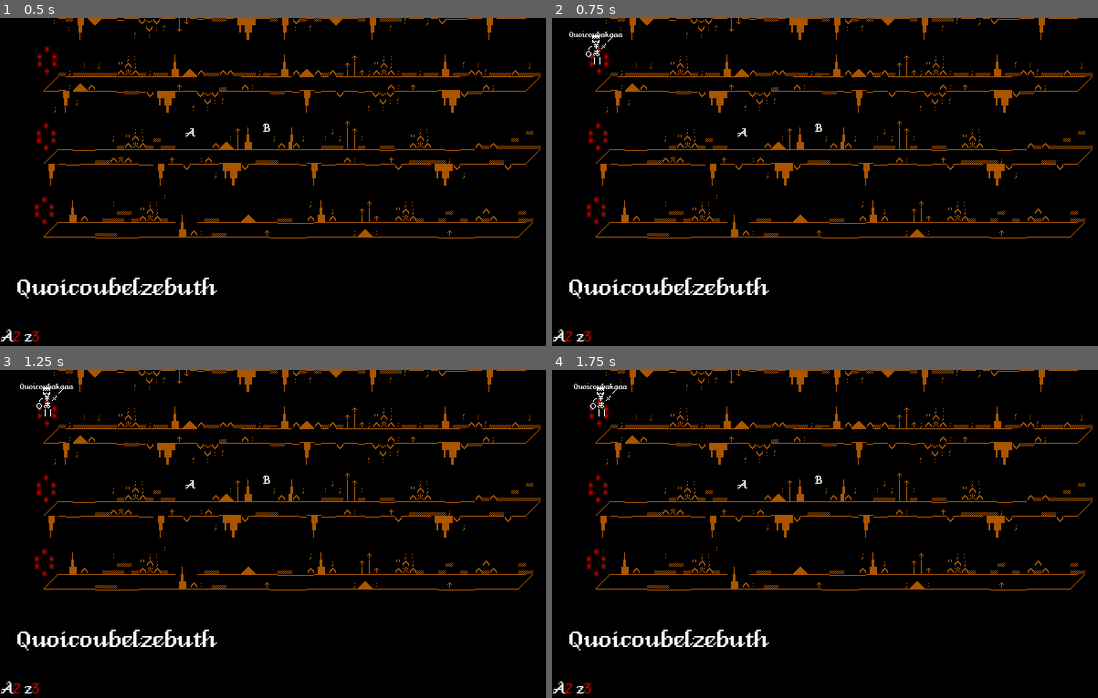
Above: before the commit, frames 1-4 (two rows, left to right).
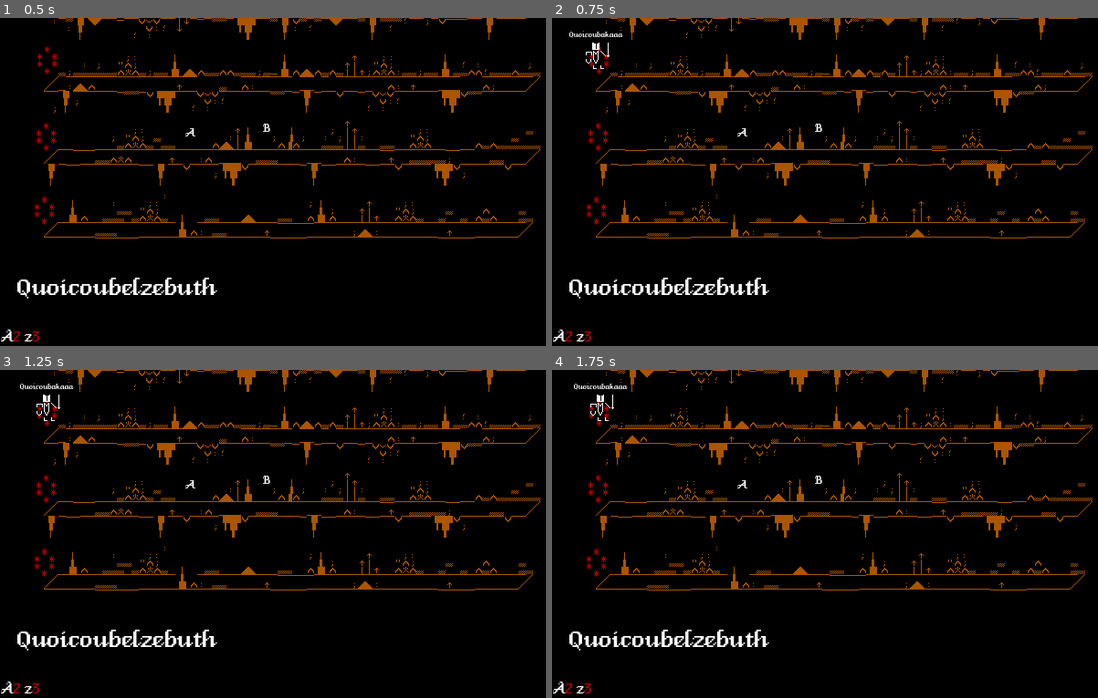
Above: after the commit, the same moments.

Repository: Caberu/AlphabelzebuthLeVrai
Game: Godot game, scene res://Scenes/main.tscn
Two runs of this game, one before a commit and one after it. Both use one fixed random seed, a clock stepped at 60 frames per second and the inputs below.
Inputs (mouse positions are in pixels of both pictures, inside the frame that each line leads up to):
- Up to frame 1 (0.5 s): no input
- Up to frame 2 (0.75 s): click (606, 57) at 0.52 s
- Up to frame 3 (1.25 s): no input
- Up to frame 4 (1.75 s): click (606, 409) at 1.27 s

Frame 1 is identical in both runs. In frame 2, 0.1% of the frame differs, in the area x 6-12%, y 5-16%; in frame 3, 0.1%; in frame 4, 0.1%.

Commit message:
petit truc à merge

Diff:
--- /dev/null
+++ b/Scenes/Attacker.gd
@@ -0,0 +1,12 @@
+class_name Attacker extends Node2D
+
+@export var enemy_group : String
+
+# Called when the node enters the scene tree for the first time.
+func _ready():
+	pass # Replace with function body.
+
+
+# Called every frame. 'delta' is the elapsed time since the previous frame.
+func _process(delta):
+	pass
--- /dev/null
+++ b/Scenes/Attacker.tscn
@@ -0,0 +1,6 @@
+[gd_scene load_steps=2 format=3 uid="uid://c6xestgrobgwt"]
+
+[ext_resource type="Script" path="res://Scenes/Attacker.gd" id="1_1twxw"]
+
+[node name="Attacker" type="Node2D"]
+script = ExtResource("1_1twxw")
--- a/Scenes/DemonCreator.gd
+++ b/Scenes/DemonCreator.gd
@@ -4,7 +4,7 @@
 	return int(float(len(demon_name))/2)
 
 func get_sprite(demon_name : String) -> Texture2D:
-	return load("res://new4skeleton.png")
+	return load("res://sprite_alphabelzebuth.png")
 
 func initialize(demon_name : String):
 	$"..".name = demon_name
--- a/Scenes/demon.tscn
+++ b/Scenes/demon.tscn
@@ -6,7 +6,7 @@
 [ext_resource type="Script" path="res://Walk.gd" id="2_o56tq"]
 [ext_resource type="Script" path="res://Scenes/DemonCreator.gd" id="5_7vdbd"]
 
-[node name="Demon" type="Node2D"]
+[node name="Demon" type="Node2D" groups=["Demons"]]
 
 [node name="Damageable" parent="." instance=ExtResource("1_3b6n3")]
 
